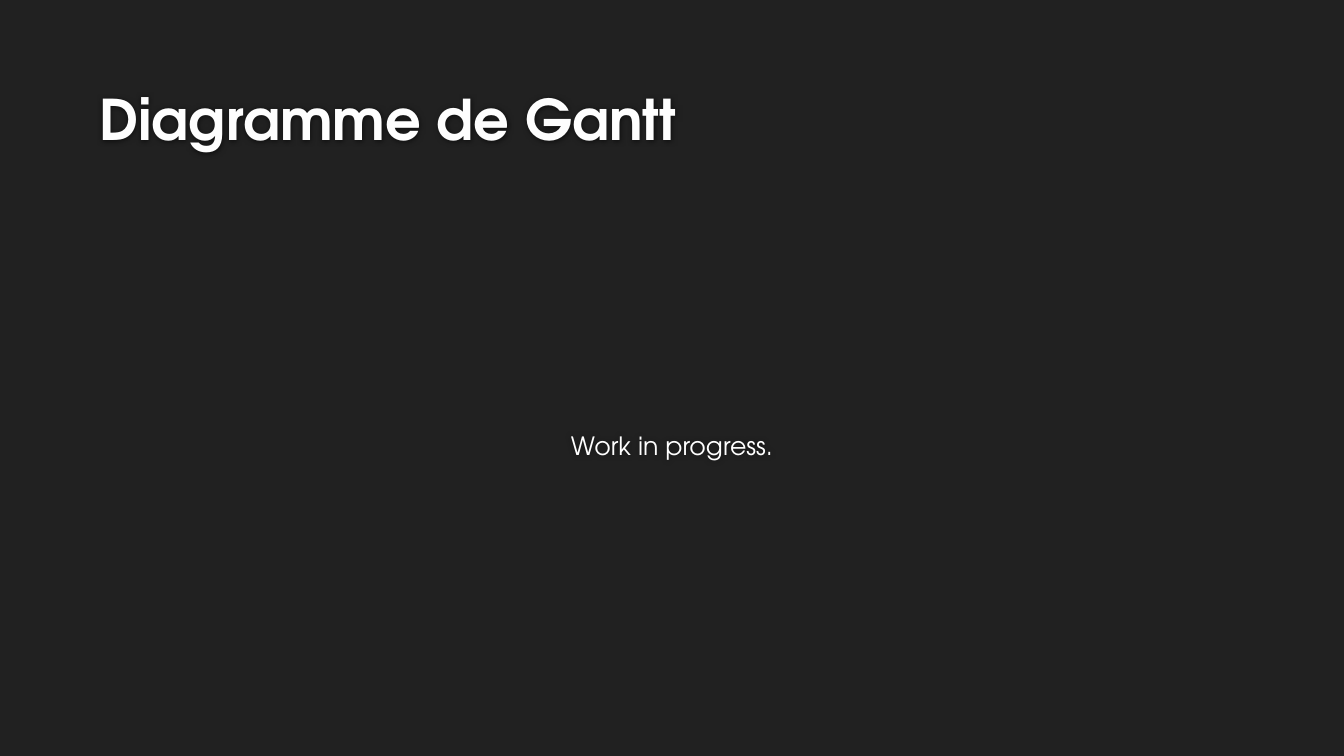
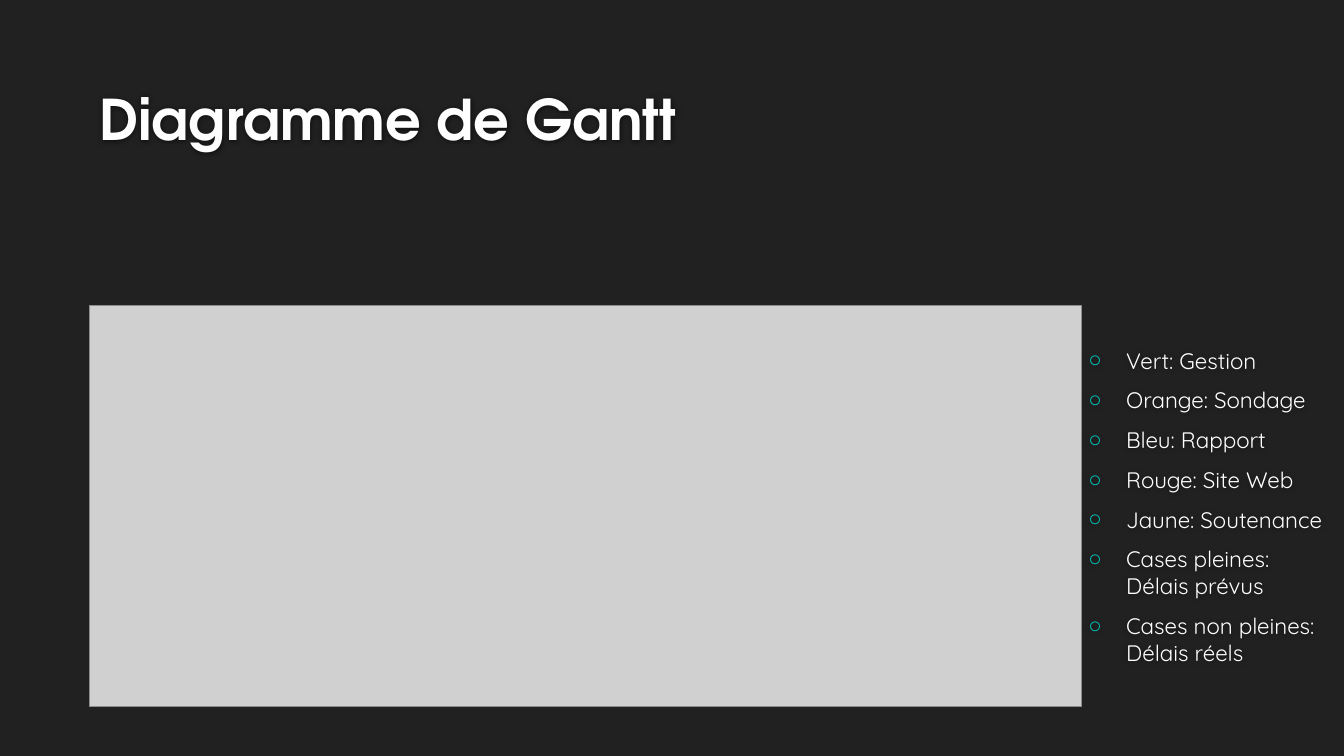
Before and after one commit to 52Alexis/PTUTS1A2, a slide deck: slide 7 of Soutenance/Les logiciels de Musique Assistée par Ordinateur.pptx. Drawn at 1344x756 pixels with LibreOffice and Linux fonts; fonts in the diff are those of the drawing; grey boxes stand for pictures; background and template pictures are left out. Boxes give left, top, right and bottom in pixels: in the first picture for what was removed or moved away, otherwise in the second. Text is boxed around its words. In the diff, an @@ line names an element or a change of style, - is before the commit and + after.

```diff
--- a/Soutenance/Les logiciels de Musique Assistée par Ordinateur.pptx
+++ b/Soutenance/Les logiciels de Musique Assistée par Ordinateur.pptx
@@ picture added at box(90, 306, 1082, 707) @@
@@ text added at box(1126, 353, 1322, 661), 16 pt, text #FFFFFF @@
+○ Vert: Gestion
+○ Orange: Sondage
+○ Bleu: Rapport
+○ Rouge: Site Web
+○ Jaune: Soutenance
+○ Cases pleines: Délais prévus
+○ Cases non pleines: Délais réels
@@ text removed at box(571, 436, 773, 461) @@
-Work in progress.
```
Also in this commit, not shown: 1 other file.
